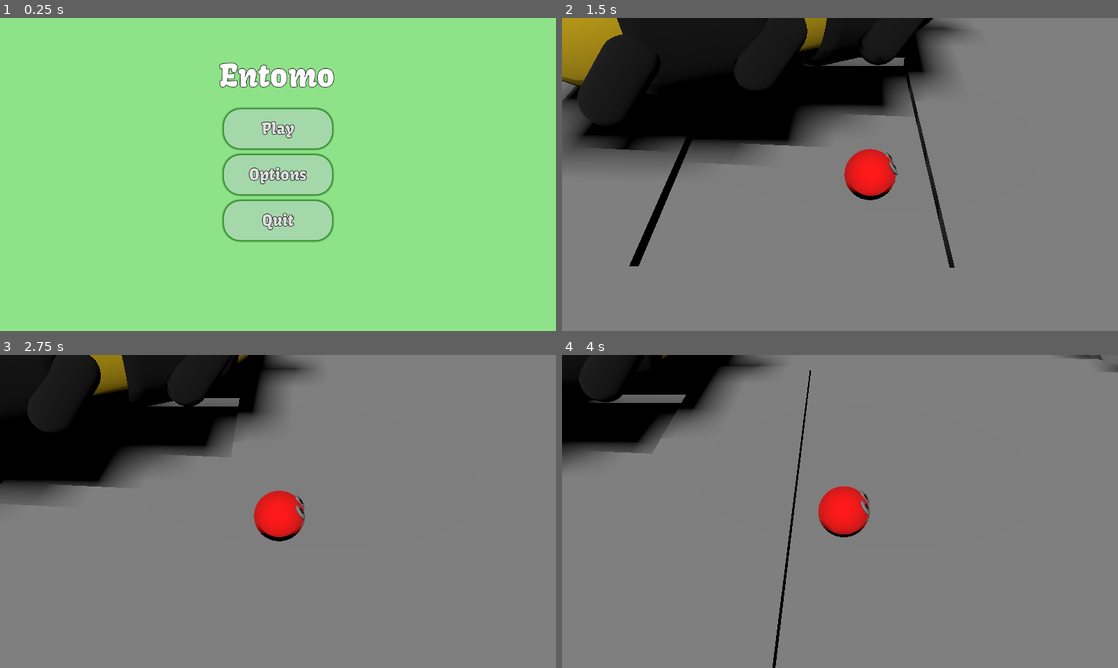
Above: before the commit, frames 1-4 (two rows, left to right).
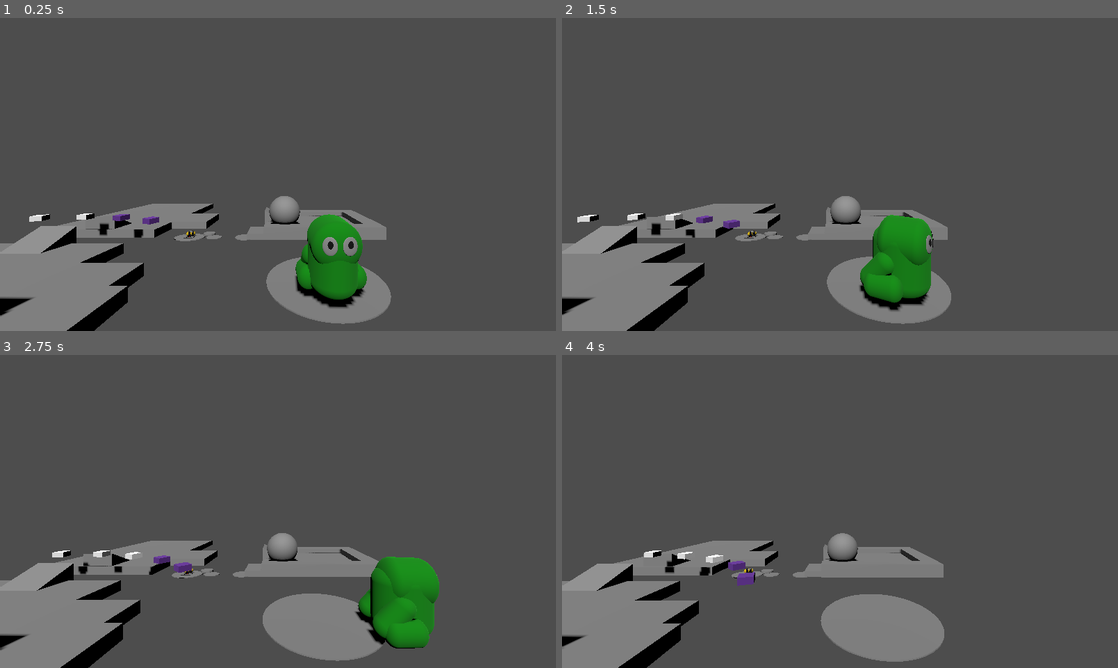
Above: after the commit, the same moments.

Repository: melonboyo/entomo
Game: Godot game, scene res://Scenes/level_blockout_v1.tscn
The game is run twice, just before and just after one commit, with the same random seed, the same clock (stepped at 60 frames per second) and the same inputs. Before the commit the project starts from res://Scenes/MainMenu.tscn.
Inputs (mouse positions are in pixels of both pictures, inside the frame that each line leads up to):
- Up to frame 1 (0.25 s): no input
- Up to frame 2 (1.5 s): click (840, 127) at 0.5 s, where only the run before the commit has a clickable "Play"; tap Enter at 1.25 s; move the mouse to (962, 158) at 1.27 s; hold D (move_right) from 1.28 s (still down); tap Shift at 1.35 s; click (962, 158) at 1.42 s
- Up to frame 3 (2.75 s): tap Space (move_jump) at 1.52 s; tap Alt at 1.55 s; release D (move_right) at 2 s; drag from (166, 527) to (250, 574) at 2.02 s
- Up to frame 4 (4 s): move the mouse to (895, 442) at 2.77 s; hold D (move_right) 2.78-3.5 s; tap E (interact) at 2.85 s; click (895, 442) at 2.92 s; tap Alt at 3.05 s; drag from (812, 574) to (673, 464) at 3.52 s

The runs differ from the first frame. In frame 1, 100% of the frame differs, in the area x 0-100%, y 0-100%; in frame 2, 85%; in frame 3, 85%; in frame 4, 85%.

Commit message:
added cam
added camera so that I could look around. Frog animations a bit wack in godot so need to fix that

Diff:
--- a/Scenes/level_blockout_v1.tscn
+++ b/Scenes/level_blockout_v1.tscn
@@ -11,6 +11,7 @@
 [ext_resource type="PackedScene" uid="uid://b4v7eokxybk5v" path="res://Characters/Frog/Frog.tscn" id="8_slu6r"]
 [ext_resource type="PackedScene" uid="uid://msprui4s0rep" path="res://Scenes/dragonfly.tscn" id="10_f6exh"]
 [ext_resource type="PackedScene" uid="uid://daoe6gj0bo2qr" path="res://Scenes/pause_menu.tscn" id="11_c6575"]
+[ext_resource type="Script" path="res://Scenes/zoomed_out_camera.gd" id="12_we45n"]
 
 [sub_resource type="CylinderMesh" id="CylinderMesh_75gon"]
 
@@ -45,8 +46,8 @@
 transform = Transform3D(1.01827, 0, 0, 0, 1.01827, 0, 0, 0, 1.01827, 0, 0, 0)
 
 [node name="GameStateManager" parent="." node_paths=PackedStringArray("currentPossessedCreature", "camera") instance=ExtResource("2_cqo16")]
-currentPossessedCreature = NodePath("../Parasite")
-camera = NodePath("../CameraRoot/RotationRoot/Camera3D")
+currentPossessedCreature = NodePath("../Frog")
+camera = NodePath("../ZoomedOutCamera")
 
 [node name="DirectionalLight3D" type="DirectionalLight3D" parent="."]
 transform = Transform3D(0.998626, 0.0130417, -0.050757, 0.0284047, 0.67923, 0.733376, 0.0440401, -0.73381, 0.677926, -0.00180054, 10.4981, 31.7402)
@@ -58,7 +59,7 @@
 game_state_manager = NodePath("../GameStateManager")
 
 [node name="Frog" parent="." node_paths=PackedStringArray("game_state_manager") instance=ExtResource("8_slu6r")]
-transform = Transform3D(-1, 0, 8.74228e-08, 0, 1, 0, -8.74228e-08, 0, -1, 159.066, 23.3343, 127.769)
+transform = Transform3D(-1, 0, 8.74229e-08, 0, 1, 0, -8.74229e-08, 0, -1, 162.831, 19.9174, 135.233)
 jumpForwardVelocity = 60
 size = 1
 game_state_manager = NodePath("../GameStateManager")
@@ -68,7 +69,7 @@
 game_state_manager = NodePath("../GameStateManager")
 
 [node name="Bumblebee" parent="." node_paths=PackedStringArray("game_state_manager") instance=ExtResource("4_usii5")]
-transform = Transform3D(0.421448, 0, -0.906853, 0, 1, 0, 0.906853, 0, 0.421448, 0.827266, 0.504695, -3.09863)
+transform = Transform3D(0.421448, 0, -0.906854, 0, 1, 0, 0.906854, 0, 0.421448, 2.52931, 0.786812, -3.09863)
 game_state_manager = NodePath("../GameStateManager")
 
 [node name="CameraRoot" type="Node3D" parent="." node_paths=PackedStringArray("camera", "game_state_manager", "focus")]
@@ -359,25 +360,31 @@
 curve = SubResource("Curve3D_r1a8g")
 
 [node name="Dragonfly" parent="Blockout/Stage2/Dragonflies" instance=ExtResource("10_f6exh")]
-transform = Transform3D(0.244451, 0, -0.969661, 0, 1, 0, 0.969661, 0, 0.244451, -393.114, 0, -71.5789)
+transform = Transform3D(0.244452, 0, -0.969661, 0, 1, 0, 0.969661, 0, 0.244452, -393.114, 0, -71.5789)
 
 [node name="Dragonfly2" parent="Blockout/Stage2/Dragonflies" instance=ExtResource("10_f6exh")]
-transform = Transform3D(0.244486, 0, -0.969652, 0, 1, 0, 0.969652, 0, 0.244486, -344.794, 0, -84.4259)
+transform = Transform3D(0.244487, 0, -0.969652, 0, 1, 0, 0.969652, 0, 0.244487, -344.794, 0, -84.4261)
 progress = 50.0
 
 [node name="Dragonfly3" parent="Blockout/Stage2/Dragonflies" instance=ExtResource("10_f6exh")]
-transform = Transform3D(0.0770071, 0, -0.99703, 0, 1, 0, 0.99703, 0, 0.0770071, -295.792, 0, -94.0357)
+transform = Transform3D(0.0770034, 0, -0.99703, 0, 1, 0, 0.99703, 0, 0.0770034, -295.791, 0, -94.0358)
 progress = 100.0
 
 [node name="Dragonfly4" parent="Blockout/Stage2/Dragonflies" instance=ExtResource("10_f6exh")]
-transform = Transform3D(-0.198114, 0, -0.980178, 0, 1, 0, 0.980178, 0, -0.198114, -246.062, 0, -90.7193)
+transform = Transform3D(-0.198114, 0, -0.980178, 0, 1, 0, 0.980178, 0, -0.198114, -246.061, 0, -90.7193)
 progress = 150.0
 
 [node name="Dragonfly5" parent="Blockout/Stage2/Dragonflies" instance=ExtResource("10_f6exh")]
-transform = Transform3D(-0.371065, 0, -0.928605, 0, 1, 0, 0.928605, 0, -0.371065, -198.453, 0, -75.6927)
+transform = Transform3D(-0.371066, 0, -0.928605, 0, 1, 0, 0.928605, 0, -0.371066, -198.453, 0, -75.6926)
 progress = 200.0
 
 [node name="PauseMenu" parent="." node_paths=PackedStringArray("game_manager") instance=ExtResource("11_c6575")]
 game_manager = NodePath("../GameStateManager")
 
+[node name="ZoomedOutCamera" type="Camera3D" parent="."]
+transform = Transform3D(0.982058, 0, 0, 0, 0.982058, 0, 0, 0, 0.982058, 124.526, 85.8723, 280.897)
+current = true
+script = ExtResource("12_we45n")
+sensitivity = 0.736
+
 [connection signal="zoom_changed" from="GameStateManager" to="CameraRoot" method="_on_game_state_manager_zoom_changed"]
--- /dev/null
+++ b/Scenes/zoomed_out_camera.gd
@@ -0,0 +1,116 @@
+class_name FreeLookCamera extends Camera3D
+
+# Modifier keys' speed multiplier
+const SHIFT_MULTIPLIER = 2.5
+const ALT_MULTIPLIER = 1.0 / SHIFT_MULTIPLIER
+
+
+@export_range(0.0, 1.0) var sensitivity: float = 0.25
+
+# Mouse state
+var _mouse_position = Vector2(0.0, 0.0)
+var _total_pitch = 0.0
+
+# Movement state
+var _direction = Vector3(0.0, 0.0, 0.0)
+var _velocity = Vector3(0.0, 0.0, 0.0)
+var _acceleration = 30
+var _deceleration = -10
+var _vel_multiplier = 4
+
+# Keyboard state
+var _w = false
+var _s = false
+var _a = false
+var _d = false
+var _q = false
+var _e = false
+var _shift = false
+var _alt = false
+
+func _input(event):
+	# Receives mouse motion
+	if event is InputEventMouseMotion:
+		_mouse_position = event.relative
+
+	# Receives mouse button input
+	if event is InputEventMouseButton:
+		match event.button_index:
+			MOUSE_BUTTON_RIGHT: # Only allows rotation if right click down
+				Input.set_mouse_mode(Input.MOUSE_MODE_CAPTURED if event.pressed else Input.MOUSE_MODE_VISIBLE)
+			MOUSE_BUTTON_WHEEL_UP: # Increases max velocity
+				_vel_multiplier = clamp(_vel_multiplier * 1.1, 0.2, 20)
+			MOUSE_BUTTON_WHEEL_DOWN: # Decereases max velocity
+				_vel_multiplier = clamp(_vel_multiplier / 1.1, 0.2, 20)
+
+	# Receives key input
+	if event is InputEventKey:
+		match event.keycode:
+			KEY_W:
+				_w = event.pressed
+			KEY_S:
+				_s = event.pressed
+			KEY_A:
+				_a = event.pressed
+			KEY_D:
+				_d = event.pressed
+			KEY_Q:
+				_q = event.pressed
+			KEY_E:
+				_e = event.pressed
+			KEY_SHIFT:
+				_shift = event.pressed
+			KEY_ALT:
+				_alt = event.pressed
+
+# Updates mouselook and movement every frame
+func _process(delta):
+	_update_mouselook()
+	_update_movement(delta)
+
+# Updates camera movement
+func _update_movement(delta):
+	# Computes desired direction from key states
+	_direction = Vector3(
+		(_d as float) - (_a as float),
+		(_e as float) - (_q as float),
+		(_s as float) - (_w as float)
+	)
+
+	# Computes the change in velocity due to desired direction and "drag"
+	# The "drag" is a constant acceleration on the camera to bring it's velocity to 0
+	var offset = _direction.normalized() * _acceleration * _vel_multiplier * delta \
+		+ _velocity.normalized() * _deceleration * _vel_multiplier * delta
+
+	# Compute modifiers' speed multiplier
+	var speed_multi = 1
+	if _shift: speed_multi *= SHIFT_MULTIPLIER
+	if _alt: speed_multi *= ALT_MULTIPLIER
+
+	# Checks if we should bother translating the camera
+	if _direction == Vector3.ZERO and offset.length_squared() > _velocity.length_squared():
+		# Sets the velocity to 0 to prevent jittering due to imperfect deceleration
+		_velocity = Vector3.ZERO
+	else:
+		# Clamps speed to stay within maximum value (_vel_multiplier)
+		_velocity.x = clamp(_velocity.x + offset.x, -_vel_multiplier, _vel_multiplier)
+		_velocity.y = clamp(_velocity.y + offset.y, -_vel_multiplier, _vel_multiplier)
+		_velocity.z = clamp(_velocity.z + offset.z, -_vel_multiplier, _vel_multiplier)
+
+		translate(_velocity * delta * speed_multi)
+
+# Updates mouse look
+func _update_mouselook():
+	# Only rotates mouse if the mouse is captured
+	if Input.get_mouse_mode() == Input.MOUSE_MODE_CAPTURED:
+		_mouse_position *= sensitivity
+		var yaw = _mouse_position.x
+		var pitch = _mouse_position.y
+		_mouse_position = Vector2(0, 0)
+
+		# Prevents looking up/down too far
+		pitch = clamp(pitch, -90 - _total_pitch, 90 - _total_pitch)
+		_total_pitch += pitch
+
+		rotate_y(deg_to_rad(-yaw))
+		rotate_object_local(Vector3(1,0,0), deg_to_rad(-pitch))
--- a/project.godot
+++ b/project.godot
@@ -11,7 +11,7 @@
 [application]
 
 config/name="Entomo"
-run/main_scene="res://Scenes/MainMenu.tscn"
+run/main_scene="res://Scenes/level_blockout_v1.tscn"
 config/features=PackedStringArray("4.3", "Forward Plus")
 config/icon="res://Sprites/icon.png"
 
Not shown: 1 places in Scenes/MainMenu.tscn that only renumber resources
Not shown: 1 places in Scenes/level_blockout_v1.tscn that only renumber resources
